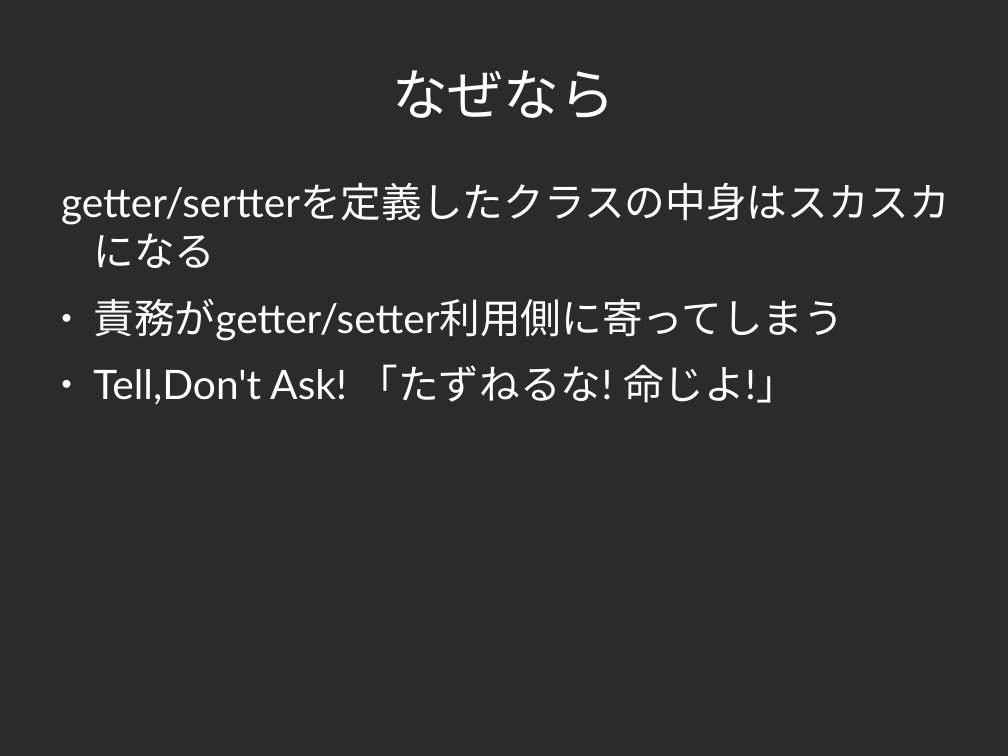
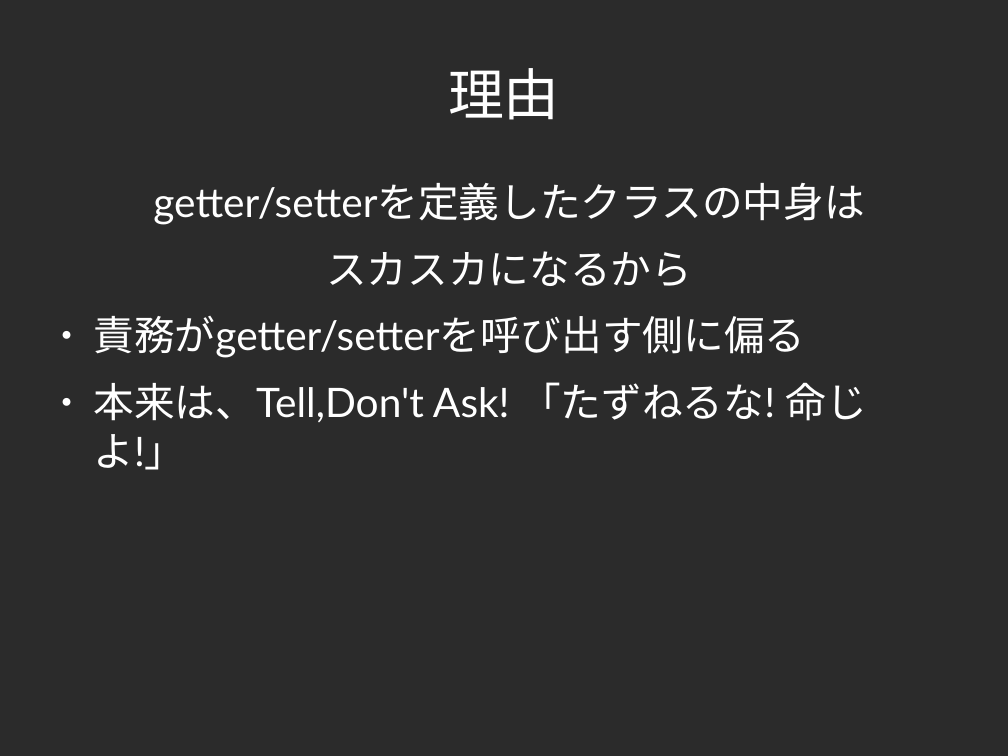
Before and after one commit to yojik/yojik-lib, a slide deck: slide 55 of 2009devsumi/oo_exercise/doc/devsum.odp (slide 49 before the commit). Drawn at 1008x756 pixels with LibreOffice and Linux fonts; fonts in the diff are those of the drawing; background and template pictures are left out; a plain dark background stands for a picture behind light text. Boxes give left, top, right and bottom in pixels: in the first picture for what was removed or moved away, otherwise in the second. Text is boxed around its words. In the diff, an @@ line names an element or a change of style, - is before the commit and + after.

```diff
--- a/2009devsumi/oo_exercise/doc/devsum.odp
+++ b/2009devsumi/oo_exercise/doc/devsum.odp
@@ title at bbox=[448, 68, 560, 120]: text changed @@
-なぜなら
+理由
@@ text at bbox=[93, 183, 867, 470]: text changed @@
-getter/sertterを定義したクラスの中身はスカスカになる
-● 責務がgetter/setter利用側に寄ってしまう
-● Tell,Don't Ask! 「たずねるな! 命じよ!」
+getter/setterを定義したクラスの中身は
+スカスカになるから
+● 責務がgetter/setterを呼び出す側に偏る
+● 本来は、Tell,Don't Ask! 「たずねるな! 命じよ!」
```
Also in this commit, not shown: 41 other slides changed, 13 slides added, 2 slides removed, 1 other file.
